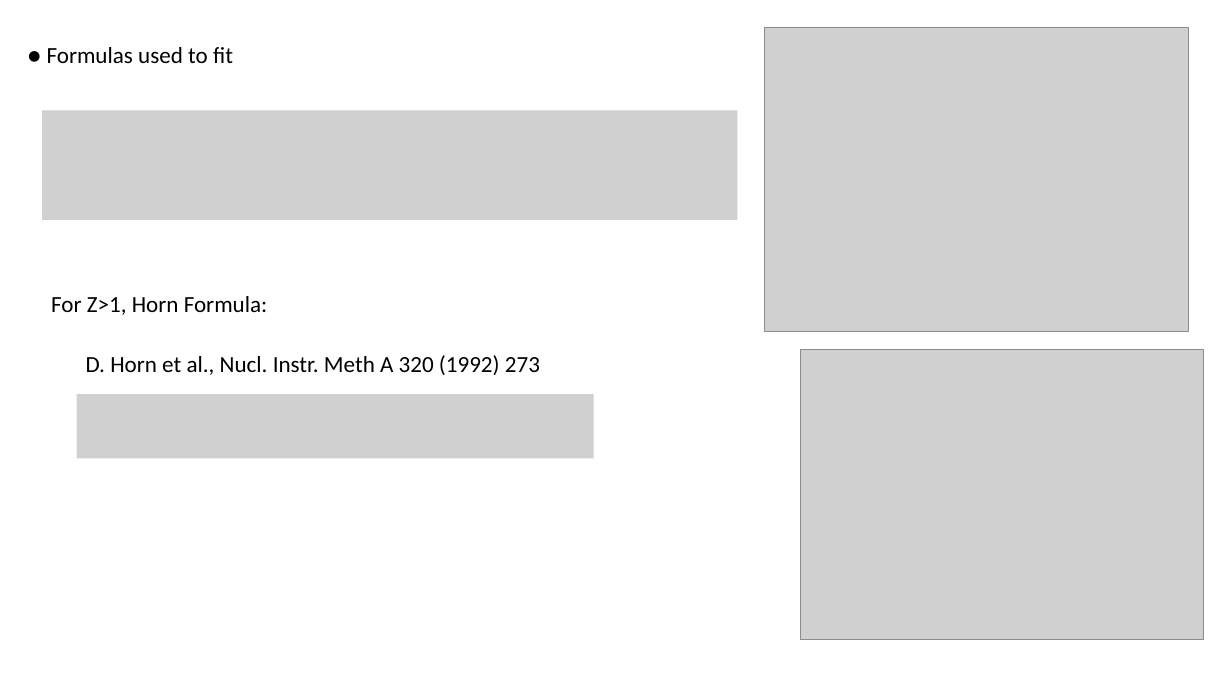
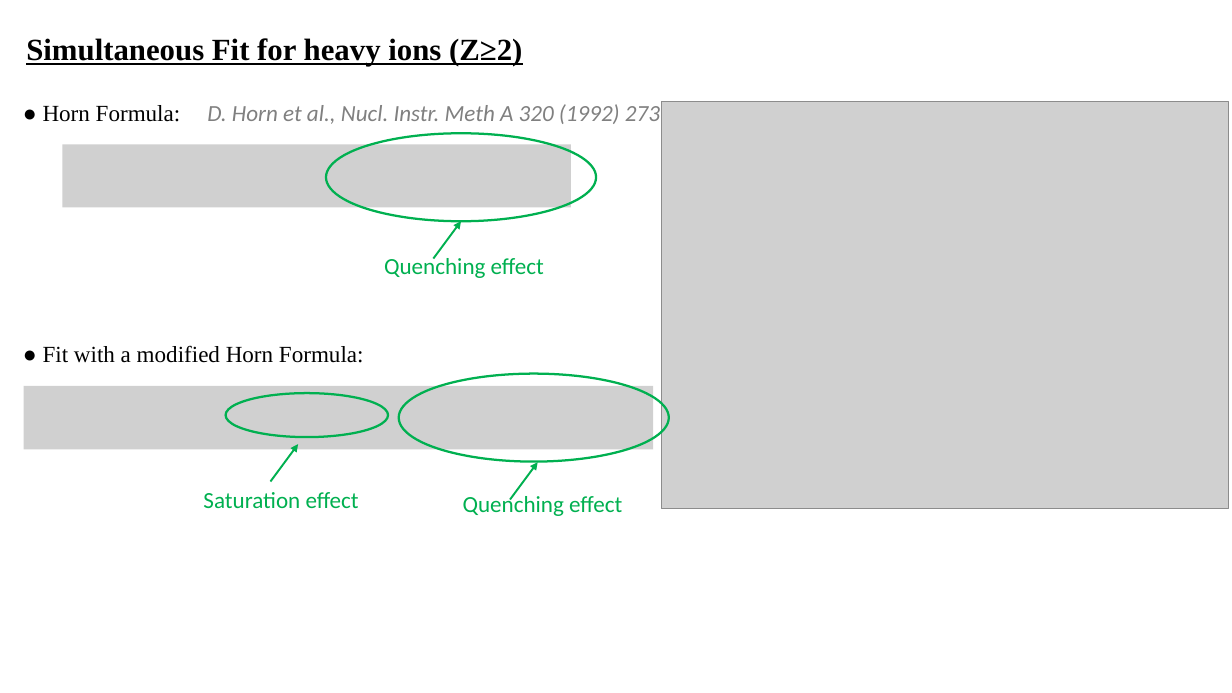
Before and after one commit to gfh16/StudyNotes, a slide deck: slide 40 of 2018Oct-Tutorial_HiRACsICalibrations.pptx (slide 37 before the commit). Drawn at 1232x693 pixels with LibreOffice and Linux fonts; fonts in the diff are those of the drawing; grey boxes stand for pictures. Boxes give left, top, right and bottom in pixels: in the first picture for what was removed or moved away, otherwise in the second. Text is boxed around its words. In the diff, an @@ line names an element or a change of style, - is before the commit and + after.

```diff
--- a/2018Oct-Tutorial_HiRACsICalibrations.pptx
+++ b/2018Oct-Tutorial_HiRACsICalibrations.pptx
@@ picture removed at box(765, 27, 1189, 332) @@
@@ text added at box(26, 38, 522, 66), 24 pt, text #000000, bold, underline @@
+Simultaneous Fit for heavy ions (Z≥2)
@@ text removed at box(47, 47, 233, 63) @@
-● Formulas used to fit
@@ picture removed at box(43, 110, 738, 220) @@
@@ text added at box(43, 105, 181, 122), 18 pt, text #000000 @@
+● Horn Formula:
@@ text "D. Horn et al., Nucl. ...": place and size @@
-text "D. Horn et al., Nucl. ..." at box(86, 355, 540, 375)
+text "D. Horn et al., Nucl. ..." at box(207, 104, 660, 124)
@@ text "D. Horn et al., Nucl. ..." at box(207, 104, 660, 124): text colour #000000 to #808080, italic on @@
@@ picture: place and size @@
-picture at box(800, 349, 1204, 640)
+picture at box(662, 101, 1229, 508)
@@ picture added at box(63, 144, 571, 207) @@
@@ ellipse added at box(326, 133, 596, 221), outline #00B050 1.75 pt @@
@@ arrow added from (433, 259) to (461, 221), #00B050 1.5 pt @@
@@ text added at box(384, 254, 544, 278), 18 pt, text #00B050 @@
+Quenching effect
@@ text removed at box(51, 296, 268, 315) @@
-For Z>1, Horn Formula:
@@ text added at box(43, 345, 364, 363), 18 pt, text #000000 @@
+● Fit with a modified Horn Formula:
@@ picture: place and size @@
-picture at box(77, 395, 594, 458)
+picture at box(24, 386, 653, 450)
@@ ellipse added at box(398, 373, 668, 461), outline #00B050 1.75 pt @@
@@ ellipse added at box(226, 393, 388, 437), outline #00B050 1.75 pt @@
@@ arrow added from (271, 482) to (299, 445), #00B050 1.5 pt @@
@@ arrow added from (510, 500) to (538, 462), #00B050 1.5 pt @@
@@ text added at box(203, 492, 359, 508), 18 pt, text #00B050 @@
+Saturation effect
@@ text added at box(463, 493, 622, 516), 18 pt, text #00B050 @@
+Quenching effect
```
Also in this commit, not shown: 1 other slide changed, 6 slides added, 4 slides removed, 1 other file.
